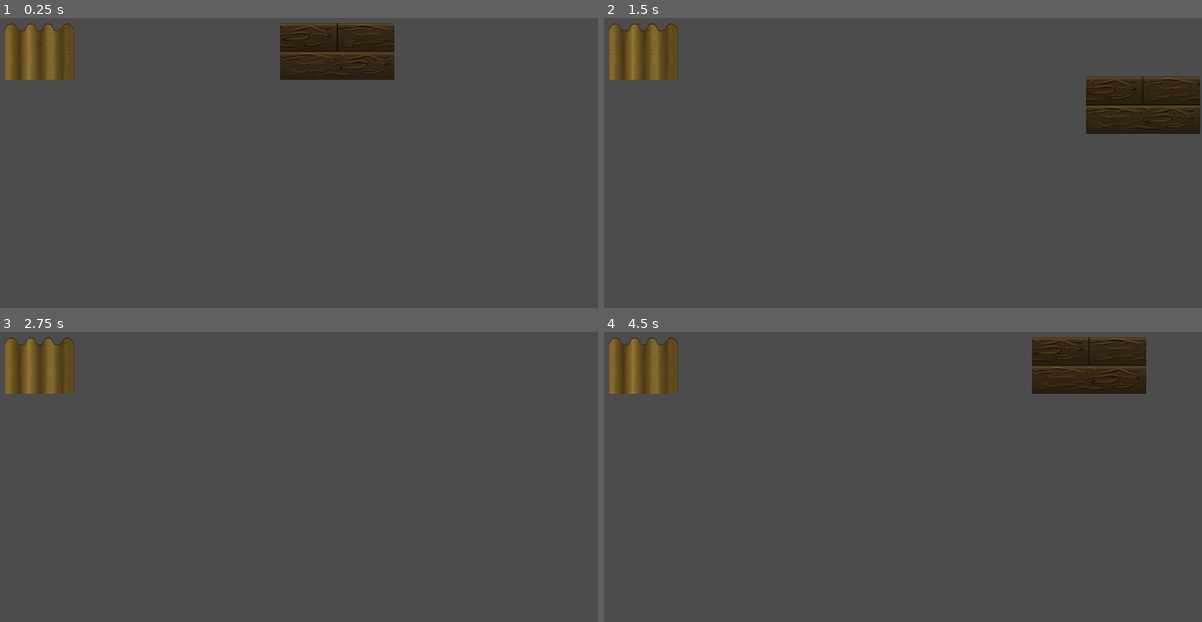
Above: before the commit, frames 1-4 (two rows, left to right).
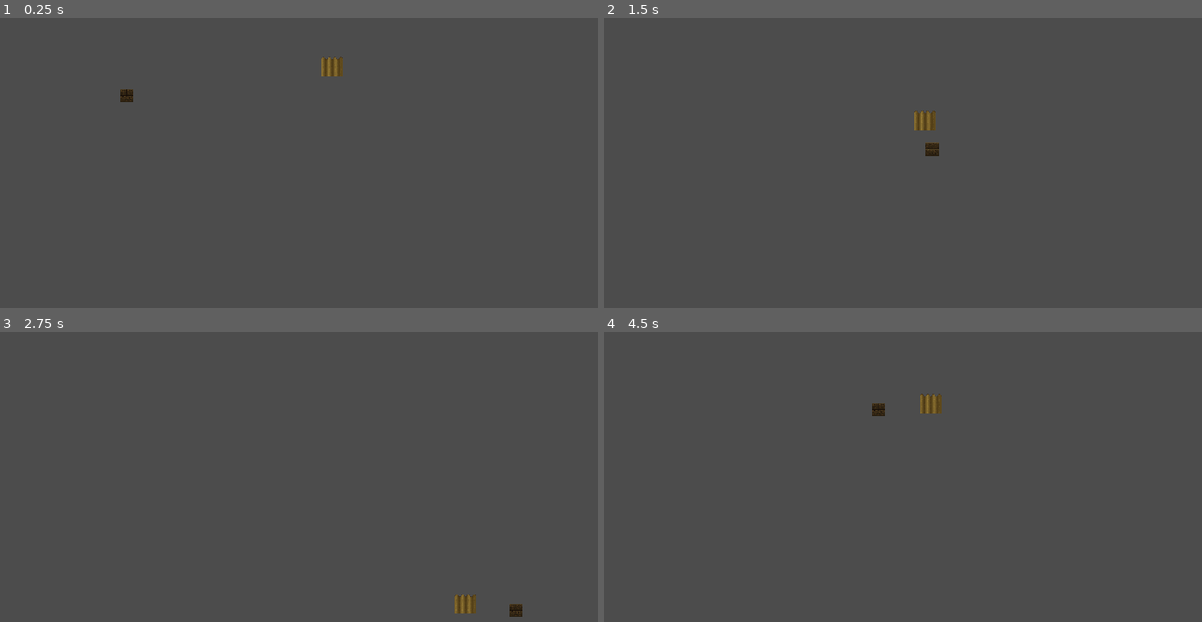
Above: after the commit, the same moments.

Repository: cleithem4/Final_Project
Game: Godot game, scene res://Game.tscn
Same seed, same stepped clock (60 frames per second), same inputs: the game is played once before the commit and once after it.
Inputs:
- Up to frame 1 (0.25 s): no input
- Up to frame 2 (1.5 s): tap Enter at 0.5 s; hold D (right) 0.53-1.28 s; hold S (down) from 1.28 s (still down)
- Up to frame 3 (2.75 s): release S (down) at 2.03 s; hold D (right) from 2.03 s (still down)
- Up to frame 4 (4.5 s): release D (right) at 2.78 s; hold W (up) 2.78-3.53 s; hold A (left) from 3.53 s (still down)

The runs differ from the first frame. In frame 1, 5.9% of the frame differs, in the area x 0-66%, y 1-29%; in frame 2, 6.2%, in the area x 0-100%, y 1-48%; in frame 3, 2.4%; in frame 4, 6.2%.

Commit message:
Making enemy movement
This part is enemy movement so it chase the player

Diff:
--- a/Enemy/EnemyType1.gd
+++ b/Enemy/EnemyType1.gd
@@ -1 +1,21 @@
 extends KinematicBody2D
+
+export var speed = 350
+var motion = Vector2.ZERO
+
+var player = null
+
+#Process the game
+func _physics_process(delta):
+	motion = Vector2.ZERO
+	if player:
+		motion = position.direction_to(player.position) * speed
+	motion = move_and_slide(motion)
+
+#Check if player collide or not
+func _on_Area2D_body_entered(body):
+	player = body
+
+
+func _on_Area2D_body_exited(body):
+	player = null #set player null so it stop chasing it's target
--- a/Enemy/EnemyType1.tscn
+++ b/Enemy/EnemyType1.tscn
@@ -1,16 +1,33 @@
-[gd_scene load_steps=4 format=2]
+[gd_scene load_steps=5 format=2]
 
 [ext_resource path="res://Enemy/EnemyType1.gd" type="Script" id=1]
 [ext_resource path="res://Assets/craftpix-551899-free-zombie-tds-tilesets-buildings-and-furniture/Tiles/PNG/Roof/roof_0000_Layer-1.png" type="Texture" id=2]
 
 [sub_resource type="RectangleShape2D" id=1]
-extents = Vector2( 51, 41 )
+extents = Vector2( 17.5, 15 )
+
+[sub_resource type="CircleShape2D" id=2]
+radius = 73.2462
 
 [node name="EnemyType1" type="KinematicBody2D"]
 script = ExtResource( 1 )
+__meta__ = {
+"_edit_group_": true
+}
 
 [node name="Sprite" type="Sprite" parent="."]
+position = Vector2( 0, 0.5 )
+scale = Vector2( 0.313726, 0.345238 )
 texture = ExtResource( 2 )
 
 [node name="CollisionShape2D" type="CollisionShape2D" parent="."]
+position = Vector2( 0.5, 1 )
 shape = SubResource( 1 )
+
+[node name="Area2D" type="Area2D" parent="."]
+
+[node name="CollisionShape2D" type="CollisionShape2D" parent="Area2D"]
+shape = SubResource( 2 )
+
+[connection signal="body_entered" from="Area2D" to="." method="_on_Area2D_body_entered"]
+[connection signal="body_exited" from="Area2D" to="." method="_on_Area2D_body_exited"]
--- a/Game.tscn
+++ b/Game.tscn
@@ -6,7 +6,7 @@
 [node name="Game" type="Node2D"]
 
 [node name="EnemyType1" parent="." instance=ExtResource( 2 )]
-position = Vector2( 192, 195 )
+position = Vector2( 628, 217 )
 
 [node name="Player" parent="." instance=ExtResource( 1 )]
-position = Vector2( 636, 195 )
+position = Vector2( 312, 251 )
--- a/Player/Player.gd
+++ b/Player/Player.gd
@@ -1,12 +1,17 @@
 extends KinematicBody2D
 
 export var speed := 400
+
+
 var velocity = Vector2()
 
+#Get user input for player movement
 func get_input():
 	var input_direction = Input.get_vector("left", "right", "up", "down")
 	velocity = input_direction * speed
 
+
+#Process the game
 func _physics_process(delta):
 	get_input()
 	move_and_slide(velocity) * delta
--- a/Player/Player.tscn
+++ b/Player/Player.tscn
@@ -4,14 +4,20 @@
 [ext_resource path="res://Assets/craftpix-551899-free-zombie-tds-tilesets-buildings-and-furniture/Tiles/PNG/Walls/walls_0000_Layer-1.png" type="Texture" id=2]
 
 [sub_resource type="RectangleShape2D" id=1]
-extents = Vector2( 85, 42.5 )
+extents = Vector2( 10.5, 11 )
 
 [node name="Player" type="KinematicBody2D"]
+position = Vector2( -9, -10 )
 script = ExtResource( 1 )
+__meta__ = {
+"_edit_group_": true
+}
 
 [node name="Sprite" type="Sprite" parent="."]
+position = Vector2( 10, 10 )
+scale = Vector2( 0.117647, 0.235294 )
 texture = ExtResource( 2 )
 
 [node name="CollisionShape2D" type="CollisionShape2D" parent="."]
-position = Vector2( 0, 0.5 )
+position = Vector2( 9.5, 10 )
 shape = SubResource( 1 )
